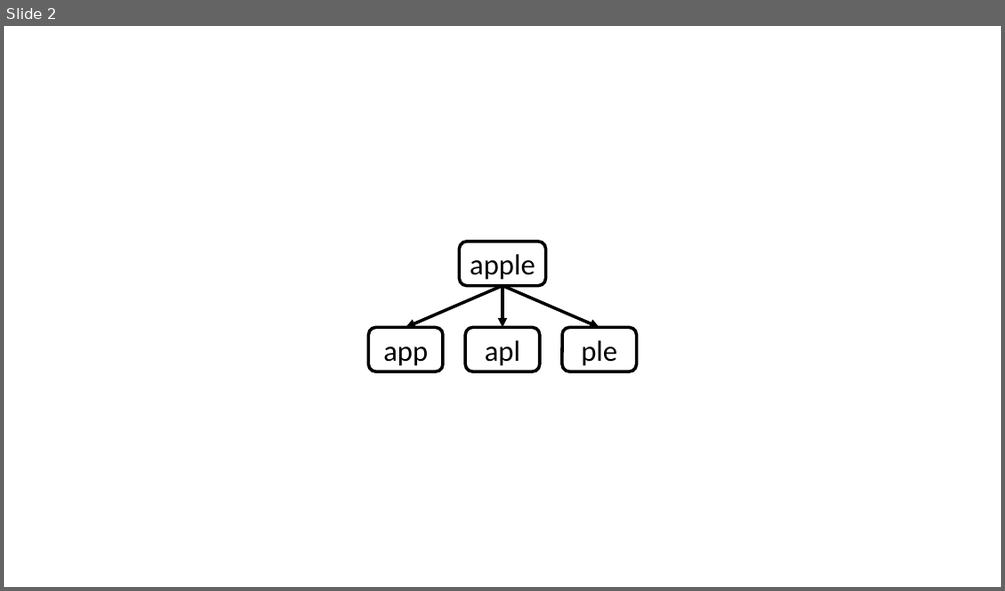
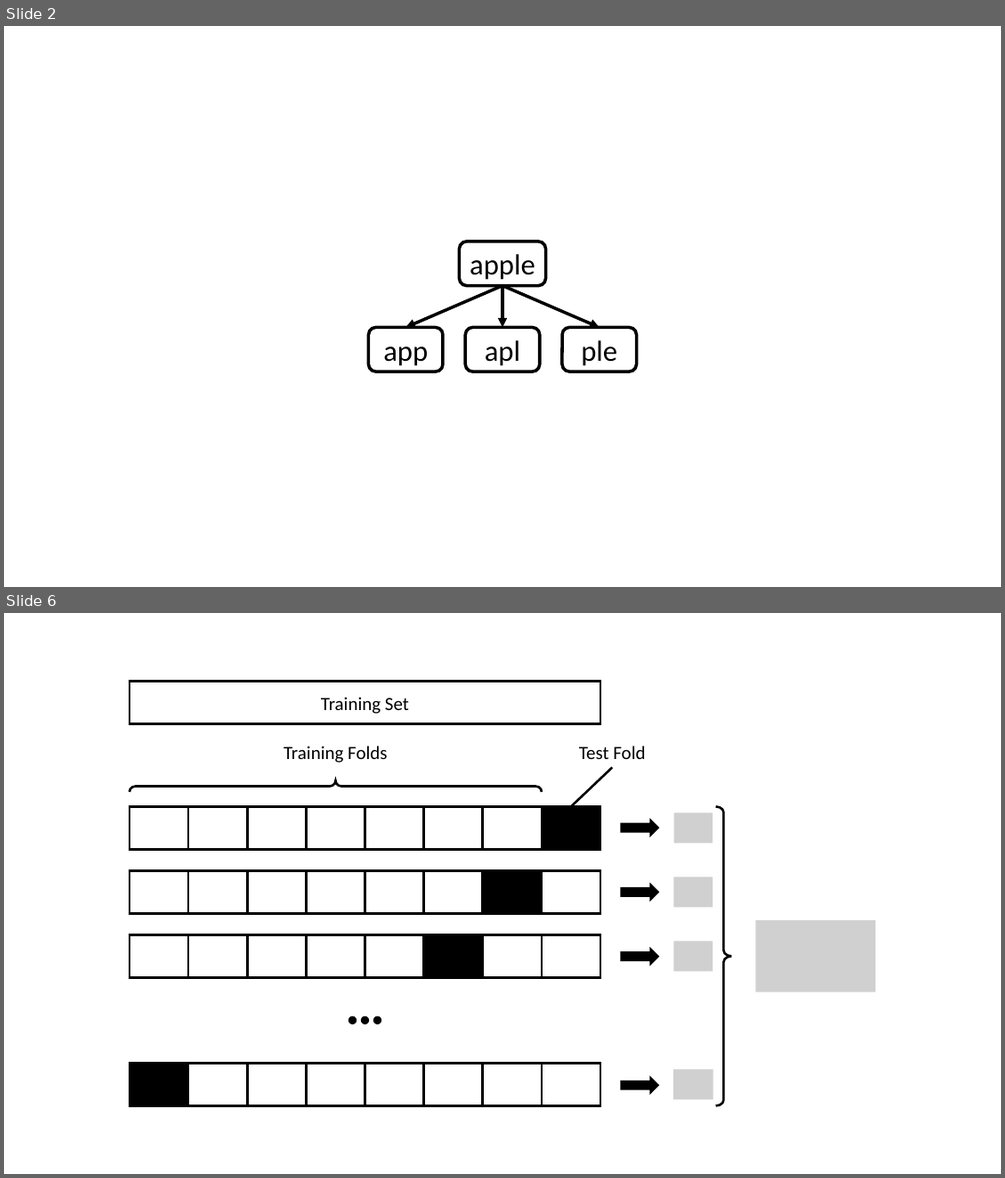
Before and after one commit to heladiolopes/TrendForecasting, a slide deck: report/01.Chapters/02.Background/figures.pptx. Shown one above the other, each under a label of ours: slide 2 before the commit, slides 2 and 6 after it; the slides between them are not shown. The pictures are 1005x591 and 1005x1178 pixels, drawn with LibreOffice and Linux fonts; fonts in the diff are those of the drawing; grey boxes stand for pictures. Boxes give left, top, right and bottom in pixels: in the first picture for what was removed or moved away, otherwise in the second. Text is boxed around its words. In the diff, an @@ line names an element or a change of style, - is before the commit and + after.

```diff
--- a/report/01.Chapters/02.Background/figures.pptx
+++ b/report/01.Chapters/02.Background/figures.pptx
@@ slide 6 added at box(4, 613, 1001, 1174), background #FFFFFF @@
@@ group added at box(129, 681, 875, 1106): 33 rectangles, 5 pictures, 4 right arrows, 3 ellipses, 2 left braces, 2 texts, 1 line @@
+Training Set
+Training Folds
+Test Fold
```
Also in this commit, not shown: 2 other slides added, 19 other files.
